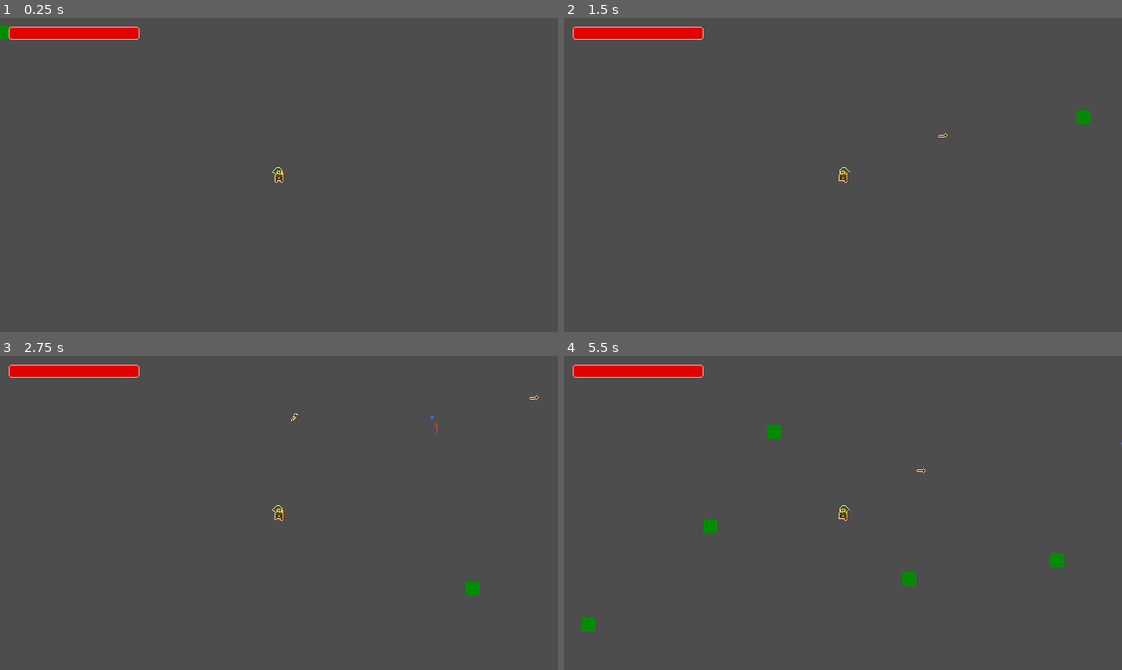
Above: before the commit, frames 1-4 (two rows, left to right).
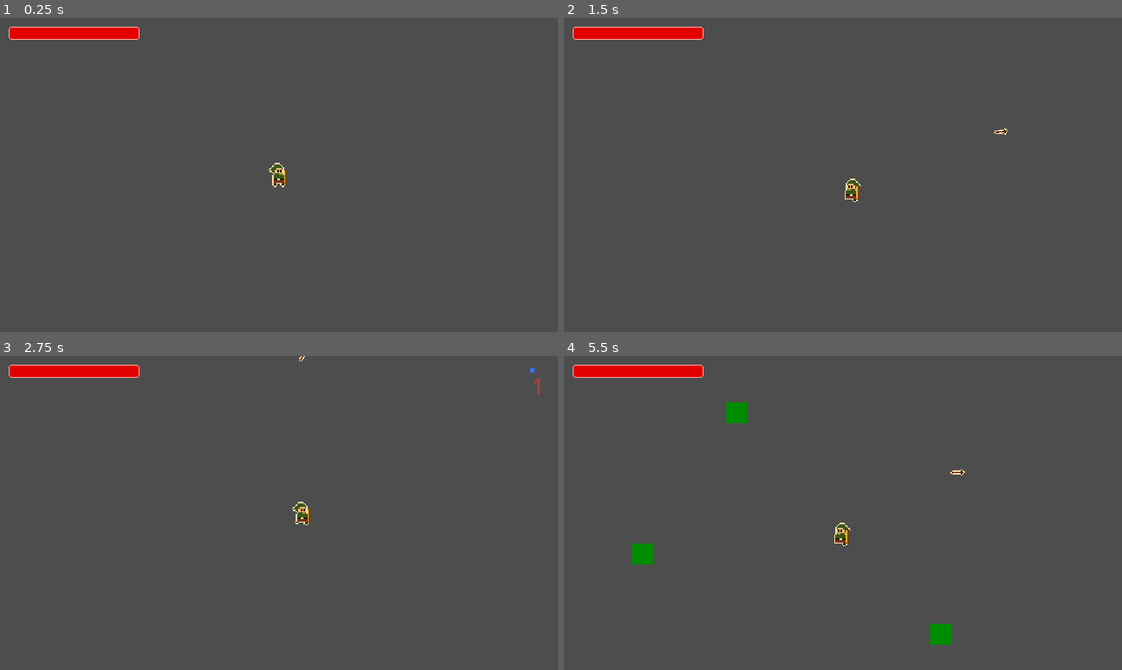
Above: after the commit, the same moments.

Repository: danilomacb/RAMter
Game: Godot game, scene res://Scenes/Game.tscn
Same seed, same stepped clock (60 frames per second), same inputs: the game is played once before the commit and once after it.
Inputs (mouse positions are in pixels of both pictures, inside the frame that each line leads up to):
- Up to frame 1 (0.25 s): no input
- Up to frame 2 (1.5 s): move the mouse to (965, 159) at 0.52 s; press the mouse at (965, 159) at 0.53 s; hold Right (MoveRight) 0.53-1.28 s; move the mouse to (731, 190) at 1.27 s; release the mouse at (731, 190) at 1.28 s; hold Down (MoveDown) from 1.28 s (still down); click (731, 190) at 1.35 s
- Up to frame 3 (2.75 s): move the mouse to (334, 443) at 2.02 s; release Down (MoveDown) at 2.03 s; press the mouse at (334, 443) at 2.03 s; hold Right (MoveRight) from 2.03 s (still down)
- Up to frame 4 (5.5 s): move the mouse to (815, 575) at 2.77 s; release Right (MoveRight) at 2.78 s; release the mouse at (815, 575) at 2.78 s; hold Up (MoveUp) 2.78-3.53 s; click (815, 575) at 2.85 s; move the mouse to (1010, 560) at 3.52 s; press the mouse at (1010, 560) at 3.53 s; hold Left (MoveLeft) 3.53-5.03 s; move the mouse to (675, 465) at 4.27 s; release the mouse at (675, 465) at 4.28 s; click (675, 465) at 4.35 s; move the mouse to (870, 513) at 5.02 s; press the mouse at (870, 513) at 5.03 s; hold Down (MoveDown) from 5.03 s (still down)

The runs differ from the first frame. In frame 1, 0.2% of the frame differs, in the area x 0-52%, y 2-54%; in frame 2, 0.4%; in frame 3, 0.5%; in frame 4, 1.6%, in the area x 3-100%, y 14-92%.

Commit message:
bow and arrow sprites on Player folder, bow animation implemented, zoom on camera and minor upgrade cards

Diff:
--- a/Prefabs/Player.tscn
+++ b/Prefabs/Player.tscn
@@ -1,11 +1,12 @@
-[gd_scene load_steps=14 format=3 uid="uid://vcwf3q5q6m5r"]
+[gd_scene load_steps=20 format=3 uid="uid://vcwf3q5q6m5r"]
 
 [ext_resource type="Script" path="res://Scripts/PlayerController.gd" id="1_elqdo"]
 [ext_resource type="Texture2D" uid="uid://piftsefupt5f" path="res://Sprites/Player/PlayerIdle.png" id="2_atcc7"]
 [ext_resource type="PackedScene" uid="uid://bjl316fgcu6oj" path="res://Prefabs/Hp.tscn" id="3_1l1p5"]
-[ext_resource type="Texture2D" uid="uid://dliilkib5osm8" path="res://Sprites/Bow.png" id="3_1p885"]
 [ext_resource type="Texture2D" uid="uid://dq0j3c5r4p7nx" path="res://Sprites/Player/PlayerWalk.png" id="3_ltvof"]
 [ext_resource type="Script" path="res://Scripts/PlayerExp.gd" id="4_8yrjw"]
+[ext_resource type="Texture2D" uid="uid://dliilkib5osm8" path="res://Sprites/Player/Bow.png" id="4_wbq0h"]
+[ext_resource type="Texture2D" uid="uid://ubxkgtq7mjn" path="res://Sprites/Player/BowShoot.png" id="7_6ss53"]
 
 [sub_resource type="AtlasTexture" id="AtlasTexture_inay3"]
 atlas = ExtResource("3_ltvof")
@@ -61,6 +62,50 @@
 [sub_resource type="RectangleShape2D" id="RectangleShape2D_s27x8"]
 size = Vector2(8, 16)
 
+[sub_resource type="AtlasTexture" id="AtlasTexture_p4enk"]
+atlas = ExtResource("7_6ss53")
+region = Rect2(0, 0, 32, 32)
+
+[sub_resource type="AtlasTexture" id="AtlasTexture_5bggl"]
+atlas = ExtResource("7_6ss53")
+region = Rect2(32, 0, 32, 32)
+
+[sub_resource type="AtlasTexture" id="AtlasTexture_3vppa"]
+atlas = ExtResource("7_6ss53")
+region = Rect2(64, 0, 32, 32)
+
+[sub_resource type="AtlasTexture" id="AtlasTexture_impsd"]
+atlas = ExtResource("7_6ss53")
+region = Rect2(96, 0, 32, 32)
+
+[sub_resource type="SpriteFrames" id="SpriteFrames_ec31g"]
+animations = [{
+"frames": [{
+"duration": 1.0,
+"texture": ExtResource("4_wbq0h")
+}],
+"loop": true,
+"name": &"Idle",
+"speed": 1.0
+}, {
+"frames": [{
+"duration": 1.0,
+"texture": SubResource("AtlasTexture_p4enk")
+}, {
+"duration": 1.0,
+"texture": SubResource("AtlasTexture_5bggl")
+}, {
+"duration": 1.0,
+"texture": SubResource("AtlasTexture_3vppa")
+}, {
+"duration": 1.0,
+"texture": SubResource("AtlasTexture_impsd")
+}],
+"loop": false,
+"name": &"Shoot",
+"speed": 12.0
+}]
+
 [node name="Player" type="CharacterBody2D" groups=["Player"]]
 collision_layer = 44
 script = ExtResource("1_elqdo")
@@ -70,19 +115,15 @@
 sprite_frames = SubResource("SpriteFrames_pvucm")
 animation = &"Walk"
 autoplay = "Idle"
-frame_progress = 0.0623673
 
 [node name="CollisionShape2D" type="CollisionShape2D" parent="."]
 shape = SubResource("RectangleShape2D_s27x8")
 
 [node name="Camera2D" type="Camera2D" parent="."]
+zoom = Vector2(1.5, 1.5)
+position_smoothing_enabled = true
 
 [node name="Timer" type="Timer" parent="."]
-
-[node name="Bow" type="Sprite2D" parent="."]
-z_index = 1
-position = Vector2(5, 2)
-texture = ExtResource("3_1p885")
 
 [node name="Hp" parent="." instance=ExtResource("3_1l1p5")]
 maxHp = 5.0
@@ -92,4 +133,13 @@
 script = ExtResource("4_8yrjw")
 expIncrementor = 1
 
+[node name="Bow" type="AnimatedSprite2D" parent="."]
+position = Vector2(5, 2)
+sprite_frames = SubResource("SpriteFrames_ec31g")
+animation = &"Shoot"
+autoplay = "Idle"
+frame = 3
+frame_progress = 1.0
+
 [connection signal="timeout" from="Timer" to="." method="_on_timer_timeout"]
+[connection signal="animation_finished" from="Bow" to="." method="_on_bow_animation_finished"]
--- a/Prefabs/PlayerArrow.tscn
+++ b/Prefabs/PlayerArrow.tscn
@@ -1,7 +1,7 @@
 [gd_scene load_steps=4 format=3 uid="uid://cimt2s3agu4bj"]
 
 [ext_resource type="Script" path="res://Scripts/PlayerArrow.gd" id="1_aooo5"]
-[ext_resource type="Texture2D" uid="uid://b420irhs3bin8" path="res://Sprites/Arrow.png" id="2_5crnp"]
+[ext_resource type="Texture2D" uid="uid://b420irhs3bin8" path="res://Sprites/Player/Arrow.png" id="2_y63eb"]
 
 [sub_resource type="RectangleShape2D" id="RectangleShape2D_u3b8g"]
 size = Vector2(11, 5)
@@ -17,6 +17,6 @@
 shape = SubResource("RectangleShape2D_u3b8g")
 
 [node name="WhiteSquare" type="Sprite2D" parent="."]
-texture = ExtResource("2_5crnp")
+texture = ExtResource("2_y63eb")
 
 [connection signal="area_entered" from="." to="." method="_on_area_entered"]
--- a/Scenes/Game.tscn
+++ b/Scenes/Game.tscn
@@ -60,7 +60,7 @@
 [node name="UpgradePanel" type="Panel" parent="CanvasLayer/Control"]
 visible = false
 layout_mode = 1
-anchors_preset = 15
+anchors_preset = -1
 anchor_right = 1.0
 anchor_bottom = 1.0
 grow_horizontal = 2
@@ -73,10 +73,10 @@
 anchor_top = 0.5
 anchor_right = 0.5
 anchor_bottom = 0.5
-offset_left = -275.0
-offset_top = -100.0
-offset_right = -125.0
-offset_bottom = 100.0
+offset_left = -170.0
+offset_top = -75.0
+offset_right = -70.0
+offset_bottom = 75.0
 grow_horizontal = 2
 grow_vertical = 2
 text = "Upgrade 1"
@@ -89,10 +89,10 @@
 anchor_top = 0.5
 anchor_right = 0.5
 anchor_bottom = 0.5
-offset_left = -75.0
-offset_top = -100.0
-offset_right = 75.0
-offset_bottom = 100.0
+offset_left = -50.0
+offset_top = -75.0
+offset_right = 50.0
+offset_bottom = 75.0
 grow_horizontal = 2
 grow_vertical = 2
 text = "Upgrade 2"
@@ -105,10 +105,10 @@
 anchor_top = 0.5
 anchor_right = 0.5
 anchor_bottom = 0.5
-offset_left = 125.0
-offset_top = -100.0
-offset_right = 275.0
-offset_bottom = 100.0
+offset_left = 70.0
+offset_top = -75.0
+offset_right = 170.0
+offset_bottom = 75.0
 grow_horizontal = 2
 grow_vertical = 2
 text = "Upgrade 3"
--- a/Scripts/PlayerController.gd
+++ b/Scripts/PlayerController.gd
@@ -4,6 +4,7 @@
 
 @onready var timer = $Timer as Timer
 @onready var animatedSprite2d = $AnimatedSprite2D as AnimatedSprite2D
+@onready var bow = $Bow as AnimatedSprite2D
 
 var upgrades = load("res://Scripts/Upgrades.gd").new()
 
@@ -38,6 +39,11 @@
 		timer.start()
 
 		upgrades.InstantiateArrows(global_position, get_node("/root/Game"), get_global_mouse_position())
+		bow.play("Shoot")
 
 func _on_timer_timeout():
 	canShoot = true
+
+
+func _on_bow_animation_finished():
+	bow.play("Idle")
--- a/project.godot
+++ b/project.godot
@@ -19,7 +19,7 @@
 
 window/size/viewport_width=640
 window/size/viewport_height=360
-window/stretch/mode="viewport"
+window/stretch/mode="canvas_items"
 
 [input]
 
Renamed: Sprites/Arrow.png -> Sprites/Player/Arrow.png
Not shown, added: Sprites/Player/Arrow.png.import
Renamed: Sprites/Bow.png -> Sprites/Player/Bow.png
Not shown, changed: Sprites/Player/Bow.png.import
Binary file added: Sprites/Player/BowShoot.png
Not shown, changed: Sprites/Player/BowShoot.png.import
